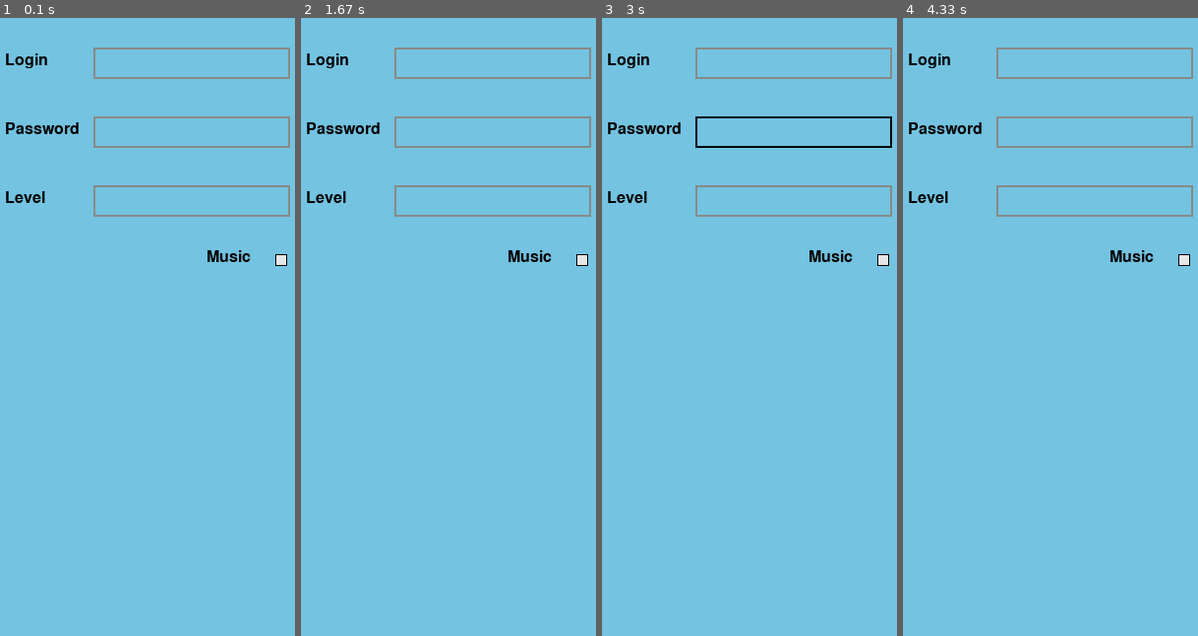
Above: before the commit, frames 1-4 (left to right).
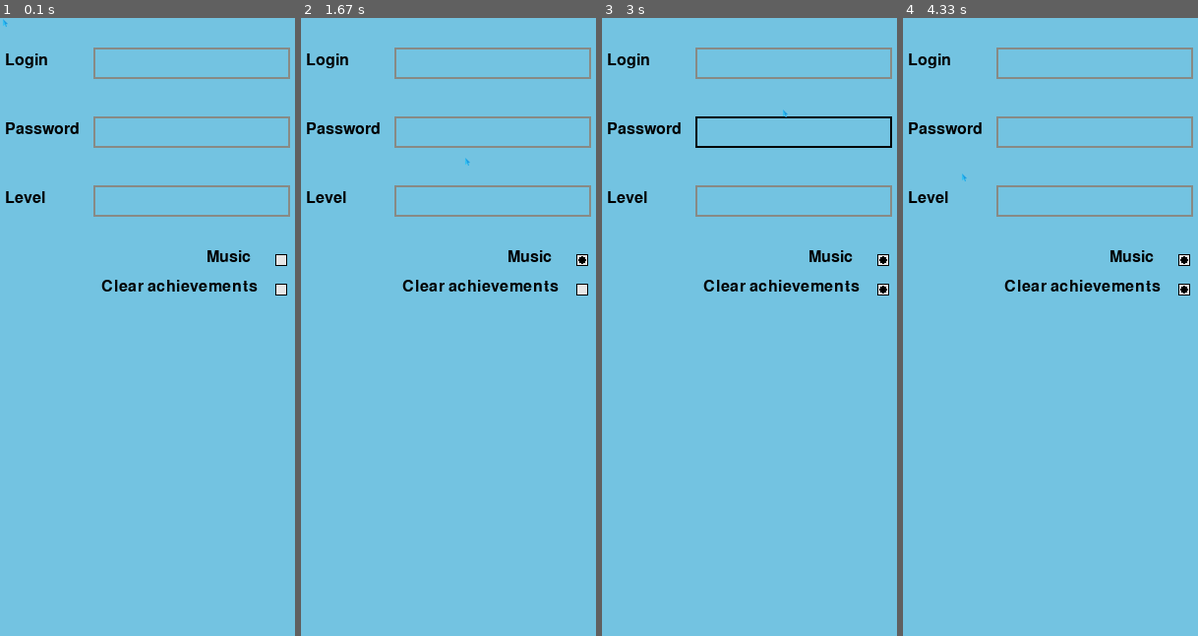
Above: after the commit, the same moments.

Repository: NiKar-coder/PyGameProject
Game: pygame game, started from main.py
Same seed, same stepped clock (60 frames per second), same inputs: the game is played once before the commit and once after it.
Inputs (mouse positions are in pixels of both pictures, inside the frame that each line leads up to):
- Up to frame 1 (0.1 s): no input
- Up to frame 2 (1.67 s): press the mouse at (581, 259) at 0.37 s; move the mouse to (528, 388) at 0.47 s; release the mouse at (478, 512) at 0.6 s; press the mouse at (492, 61) at 0.7 s; move the mouse to (522, 252) at 0.8 s; release the mouse at (551, 444) at 0.93 s; tap Left at 1 s; press the mouse at (492, 61) at 1.37 s; move the mouse to (478, 110) at 1.47 s; release the mouse at (463, 153) at 1.6 s
- Up to frame 3 (3 s): press the mouse at (793, 129) at 1.7 s; move the mouse to (790, 203) at 1.8 s; release the mouse at (787, 277) at 1.93 s; press the mouse at (793, 203) at 2.03 s; move the mouse to (773, 407) at 2.13 s; release the mouse at (752, 617) at 2.27 s; press the mouse at (882, 289) at 2.37 s; move the mouse to (781, 456) at 2.47 s; release the mouse at (678, 623) at 2.6 s; press the mouse at (793, 129) at 2.7 s; move the mouse to (787, 123) at 2.8 s; release the mouse at (779, 110) at 2.93 s
- Up to frame 4 (4.33 s): press the mouse at (1183, 289) at 3.03 s; move the mouse to (1153, 259) at 3.13 s; release the mouse at (1121, 228) at 3.27 s; press the mouse at (1183, 289) at 3.37 s; move the mouse to (1144, 296) at 3.47 s; release the mouse at (1103, 302) at 3.6 s; press the mouse at (1094, 129) at 3.7 s; move the mouse to (1038, 357) at 3.8 s; release the mouse at (985, 580) at 3.93 s; press the mouse at (1094, 129) at 4.03 s; move the mouse to (1026, 153) at 4.13 s; release the mouse at (959, 172) at 4.27 s

The runs differ from the first frame. In frame 1, 0.6% of the frame differs, in the area x 1-98%, y 0-45%; in frame 2, 0.6%, in the area x 34-98%, y 22-45%; in frame 3, 0.6%; in frame 4, 0.6%.

Commit message:
Add comments, update cursor and checkboxes

Diff:
--- a/main.py
+++ b/main.py
@@ -1,39 +1,52 @@
-# Standard library imports
 import os
 import sys
 import sqlite3
 import time
 from random import choice
-
-# Third-party imports
 import pygame as pg
 
 
 class Db:
-    def __init__(self, db_name="users.db"):
+    def __init__(self, db_name="users.sqlite3"):
         self.connection = sqlite3.connect(db_name)
         self.cursor = self.connection.cursor()
         self.create_table()
 
     def create_table(self):
+        '''создание таблицы, если ее не сущуствует'''
         self.cursor.execute('''CREATE TABLE IF NOT EXISTS Users (
                                 login TEXT UNIQUE NOT NULL,
                                 password TEXT UNIQUE NOT NULL,
                                 scores REAL);''')
 
-        self.connection.commit()
+        self.connection.commit()  # сохранение изменений
+    '''функция для входа в аккаунт'''
 
     def login(self, login, password):
+        '''если аккаунт не существует, то создается новый'''
         self.cursor.execute(
             '''INSERT OR IGNORE INTO Users (login, password, scores)
             VALUES (?, ?, 0);''',
             (login, password))
         self.connection.commit()
+        '''если пароль и логин совпадают'''
         if self.cursor.execute(
                 "SELECT * FROM Users WHERE login = ? AND password = ?",
                 (login, password)).fetchone() is not None:
             print("Login successful")
             return True
+
+    def clear_achievements(self, login):
+        try:
+            print("Clearing achievements")
+            self.cursor.execute(
+                "UPDATE Users SET scores = ? WHERE login = ?",
+                (0, login))
+            self.connection.commit()
+        except Exception:
+            print("Error clearing achievements")
+
+    '''функция для получения очков из БД'''
 
     def get_scores(self, login):
         try:
@@ -41,7 +54,8 @@
                 "SELECT scores FROM Users WHERE login = ?",
                 (login,)).fetchone()[0], 1)
         except Exception:
-            return 0
+            return 0  # Если у пользователя нет очков, то возвращается 0
+    '''функция для добавления результата в БД'''
 
     def add_result(self, scores, login):
         try:
@@ -54,14 +68,15 @@
         except sqlite3.IntegrityError as message:
             print("Error!")
             raise SystemExit(message)
+    '''закрытие БД'''
 
     def close(self):
         self.connection.close()
 
 
-pg.init()
+pg.init()  # инициализация pygame
 scores_display = None
-db = Db()
+db = Db()  # создание объекта класса Db
 scores = 0
 time_ = None
 running = True
@@ -73,7 +88,10 @@
 FONT = pg.font.Font(None, 32)
 login = None
 password = None
-FONT_ = 'z003'
+FONT_ = 'z003'  # игровой шрифт
+
+
+'''Класс для чекбокса'''
 
 
 class Checkbox:
@@ -91,10 +109,10 @@
         self.fs = font_size
         self.fc = font_color
         self.to = text_offset
-        # checkbox object
+        '''объект чекбокса'''
         self.checkbox_obj = pg.Rect(self.x, self.y, 12, 12)
         self.checkbox_outline = self.checkbox_obj.copy()
-        # variables to test the different states of the checkbox
+        '''переменные для проверки состояния чекбокса'''
         self.checked = False
         self.active = False
         self.unchecked = True
@@ -108,6 +126,7 @@
         self.font_pos = (self.x + 12 / 2 - w / 2 +
                          self.to[0], self.y + 12 / 2 - h / 2 + self.to[1])
         self.surface.blit(self.font_surf, self.font_pos)
+    '''отрисовка чекбокса'''
 
     def render_checkbox(self):
         if self.checked:
@@ -120,39 +139,7 @@
             pg.draw.rect(self.surface, self.oc, self.checkbox_outline, 1)
         self._draw_button_text()
 
-    def _update(self, event_object):
-        x, y = event_object.pos
-        # self.x, self.y, 12, 12
-        px, py, w, h = self.checkbox_obj  # getting check box dimensions
-        if px < x < px + w and px < x < px + w:
-            self.active = True
-        else:
-            self.active = False
-
-    def _mouse_up(self):
-        if not self.unactive:
-            if self.active and not self.checked and self.click:
-                self.checked = True
-
-            elif self.checked:
-                self.checked = False
-                self.unchecked = True
-
-            if self.click is True and self.active is False:
-                if self.checked:
-                    self.checked = True
-                if self.unchecked:
-                    self.unchecked = True
-                self.active = False
-
-    def update_checkbox(self, event_object):
-        if event_object.type == pg.MOUSEBUTTONDOWN:
-            self.click = True
-        if event_object.type == pg.MOUSEBUTTONUP:
-            self._mouse_up()
-            self.unactive = True
-        if event_object.type == pg.MOUSEMOTION:
-            self._update(event_object)
+    '''функции для проверки состояния чекбокса'''
 
     def is_checked(self):
         if self.checked is True:
@@ -160,11 +147,19 @@
         else:
             return False
 
+    def handel_event(self, event):
+        if event.type == pg.MOUSEBUTTONDOWN:
+            if self.checkbox_obj.collidepoint(event.pos):
+                self.checked = not self.checked
+
     def is_unchecked(self):
         if self.checked is False:
             return True
         else:
             return False
+
+
+'''Класс для текстового поля'''
 
 
 class InputBox:
@@ -177,14 +172,14 @@
         self.active = False
 
     def handle_event(self, event):
+        '''Если пользователь нажал на поле ввода'''
         if event.type == pg.MOUSEBUTTONDOWN:
-            # If the user clicked on the input_box rect.
+
             if self.rect.collidepoint(event.pos):
-                # Toggle the active variable.
                 self.active = not self.active
             else:
                 self.active = False
-            # Change the current color of the input box.
+            # Смена текущего цвета
             self.color = COLOR_ACTIVE if self.active else COLOR_INACTIVE
         if event.type == pg.KEYDOWN:
             if self.active:
@@ -195,25 +190,28 @@
                     self.text = self.text[:-1]
                 else:
                     self.text += event.unicode
-                # Re-render the text.
                 self.txt_surface = FONT.render(self.text, True, self.color)
 
     def update(self):
-        # Resize the box if the text is too long.
+        '''Поменять размер поля ввода при необходимости'''
         width = max(200, self.txt_surface.get_width() + 10)
         self.rect.w = width
 
     def draw(self, screen):
-        # Blit the text.
         screen.blit(self.txt_surface, (self.rect.x+5, self.rect.y+5))
-        # Blit the rect.
         pg.draw.rect(screen, self.color, self.rect, 2)
+
+
+'''Функция для записи результатов'''
 
 
 def write_result():
     global scores, login, level
     db.add_result(scores, login)
     db.close()
+
+
+'''функция для загрузки изображений'''
 
 
 def load_image(name, colorkey=None):
@@ -227,9 +225,12 @@
         else:
             image = image.convert_alpha()
         return image
-    except pg.error as message:
+    except pg.error as message:  # если файл не найден, то выводим ошибку
         print(f'Image {name} not found!')
         raise SystemExit(message)
+
+
+'''функция для загрузки музыки'''
 
 
 def load_music(name):
@@ -238,7 +239,7 @@
         melody = pg.mixer.music.load(fullname)
         pg.mixer.music.play(-1)
         return melody
-    except pg.error as message:
+    except pg.error as message:  # если файл не найден, то выводим ошибку
         print(f'Melody {name} not found!')
         raise SystemExit(message)
 
@@ -248,19 +249,24 @@
 COLOR_INACTIVE = pg.Color(136, 138, 133)
 COLOR_ACTIVE = pg.Color(0, 0, 0)
 FONT = pg.font.Font(None, 32)
-FONT_NAME = 'z003'
+FONT_NAME = 'z003'  # шрифт для текста
 
 screen = pg.display.set_mode(SIZE)
 clock = pg.time.Clock()
-pg.display.set_icon(load_image("skydiver.png"))
-
-
-pg.display.set_caption("Skydiver")
+pg.display.set_icon(load_image("skydiver.png"))  # иконка игры
+
+
+pg.display.set_caption("Skydiver")  # название игры
+
+'''функция для остановки программы'''
 
 
 def terminate():
     pg.quit()
     sys.exit()
+
+
+'''функция для отрисовки экрана проигрыша'''
 
 
 def end_screen():
@@ -277,7 +283,7 @@
         intro_rect = string_rendered.get_rect()
         text_coord += 10
         intro_rect.top = text_coord
-        intro_rect.x = 75
+        intro_rect.x = 80
         text_coord += intro_rect.height
         screen.blit(string_rendered, intro_rect)
 
@@ -290,6 +296,9 @@
                     return
         pg.display.flip()
         clock.tick(FPS)
+
+
+'''функция для отрисовки экрана победы'''
 
 
 def victory_screen():
@@ -322,10 +331,17 @@
 
 
 chkbox = Checkbox(screen, WIDTH - 20, 240)
+chkbox2 = Checkbox(screen, WIDTH - 20, 270)
+'''функция для отрисовки экрана входа'''
 
 
 def start_screen():
     global level, running, FONT_
+    cursor_image = load_image("cursor.png")
+    cursor = pg.sprite.Sprite(other_spriites)
+    cursor.image = cursor_image
+    cursor.rect = cursor.image.get_rect()
+    pg.mouse.set_visible(False)
     input_box1 = InputBox(95, 30, 140, 32)
     input_box2 = InputBox(95, 100, 140, 32)
     input_box3 = InputBox(95, 170, 140, 32)
@@ -339,6 +355,7 @@
     text3 = FONT_.render("Level", True,
                          (0, 0, 0))
     text4 = FONT_.render("Music", True, (0, 0, 0))
+    text5 = FONT_.render("Clear achievements", True, (0, 0, 0))
 
     while True:
         global login, password
@@ -356,7 +373,10 @@
                 el = box.handle_event(event)
                 if el:
                     arr.append(el)
-            chkbox.update_checkbox(event)
+            if event.type == pg.MOUSEMOTION:
+                cursor.rect.topleft = event.pos
+            chkbox.handel_event(event)
+            chkbox2.handel_event(event)
         for box in input_boxes:
             box.update()
         screen.fill((115, 195, 225))
@@ -366,13 +386,21 @@
         screen.blit(text1, (5, 35))
         screen.blit(text3, (5, 175))
         screen.blit(text4, (WIDTH - 90, 235))
+        screen.blit(text5, (WIDTH - 197, 265))
+
         chkbox.render_checkbox()
+        chkbox2.render_checkbox()
+        if pg.mouse.get_focused():
+            other_spriites.draw(screen)
         pg.display.flip()
         clock.tick(FPS)
 
 
+'''класс Skydiver'а'''
+
+
 class Skydiver(pg.sprite.Sprite):
-    image = load_image("skydiver.png")
+    image = load_image("skydiver.png")  # загрузка изображения
 
     def __init__(self, *group):
         super().__init__(*group)
@@ -388,8 +416,10 @@
             end_screen()
 
 
-skydivers = pg.sprite.Group()
-skydiver = Skydiver(skydivers)
+skydivers = pg.sprite.Group()  # создать группу спрайтов
+skydiver = Skydiver(skydivers)  # добавиить спрайт в группу
+
+'''класс препятствия'''
 
 
 class Obstacle(pg.sprite.Sprite):
@@ -434,19 +464,28 @@
                 end_screen()
 
 
-horizontal_borders = pg.sprite.Group()
-borders = pg.sprite.Group()
+horizontal_borders = pg.sprite.Group()  # создать группу спрайтов
+borders = pg.sprite.Group()  # добавить спрайт в группу
+vertical_borders = pg.sprite.Group()  # создать группу спрайтов
 
 
 class Border(pg.sprite.Sprite):
+    # строго вертикальный или строго горизонтальный отрезок
     def __init__(self, x1, y1, x2, y2):
         super().__init__(borders)
-        self.add(horizontal_borders)
-        self.image = pg.Surface([x2 - x1, 1])
-        self.rect = pg.Rect(x1, y1, x2 - x1, 1)
+        if x1 == x2:  # вертикальная стенка
+            self.add(vertical_borders)
+            self.image = pg.Surface([1, y2 - y1])
+            self.rect = pg.Rect(x1, y1, 1, y2 - y1)
+        else:  # горизонтальная стенка
+            self.add(horizontal_borders)
+            self.image = pg.Surface([x2 - x1, 1])
+            self.rect = pg.Rect(x1, y1, x2 - x1, 1)
 
 
 font_name = pg.font.match_font(FONT_)
+
+'''функция для отрисовки текста'''
 
 
 def draw_text(surf, text, size, x, y):
@@ -457,7 +496,9 @@
     surf.blit(text_surface, text_rect)
 
 
-melody_name = 'melody.mp3'
+melody_name = 'melody.mp3'  # название файла с мелодией
+
+other_spriites = pg.sprite.Group()  # создать группу спрайтов
 
 
 def main():
@@ -465,15 +506,21 @@
         scores_display
 
     color = None
-    start_screen()
-    scores_display = db.get_scores(login)
+    start_screen()  # вызов стартового экрана
     if chkbox.is_checked():
-        load_music(melody_name)
+        load_music(melody_name)  # загрузка мелодии
+    if chkbox2.is_checked():
+        print("Achievements cleared")
+        db.clear_achievements(login)
+    scores_display = db.get_scores(login)  # получение очков из базы данных
+
     if level == 1:
+        '''правила для I уровня'''
         distance = 170
         delay = 0.004
         color = 114, 159, 207
     elif level == 2:
+        '''правила для II уровня'''
         distance = 170
         delay = 0.002
         color = 32, 74, 135
@@ -484,11 +531,11 @@
     Border(5, HEIGHT - 5, WIDTH - 5, HEIGHT - 5)
     Border(5, 5, 5, HEIGHT - 5)
     Border(WIDTH - 5, 5, WIDTH - 5, HEIGHT - 5)
-
+    '''главный игровойй цикл'''
     while True:
         if not running:
             break
-        if scores >= 100:
+        if scores_display >= 100:
             victory_screen()
         counter += 1
         if counter == distance:
@@ -499,17 +546,15 @@
             if event.type == pg.QUIT:
                 db.close()
                 running = False
-
-            elif event.type == pg.KEYDOWN:
+            if event.type == pg.KEYDOWN:
                 if event.key == pg.K_RIGHT:
                     skydiver.rect.x = 200
-                elif event.key == pg.K_LEFT:
+                if event.key == pg.K_LEFT:
                     skydiver.rect.x = 10
-                elif event.key == pg.K_DOWN:
+                if event.key == pg.K_DOWN:
                     skydiver.rect.y += 30
-                elif event.key == pg.K_UP:
+                if event.key == pg.K_UP:
                     skydiver.rect.y -= 30
-
         screen.fill(color)
         draw_text(screen, str(scores_display), 22, WIDTH / 2, 10)
 
@@ -525,4 +570,4 @@
 
 if __name__ == "__main__":
     main()
-    pg.quit()
+    terminate()  # закрыть программу
Binary file added: data/images/cursor.png
Binary file added: users.sqlite3
